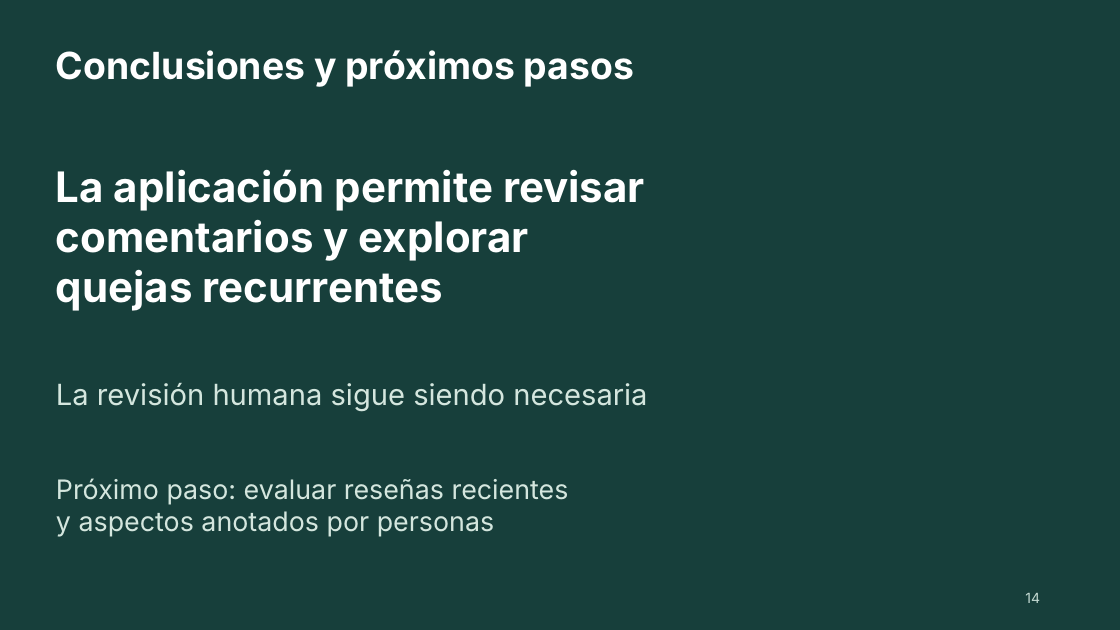
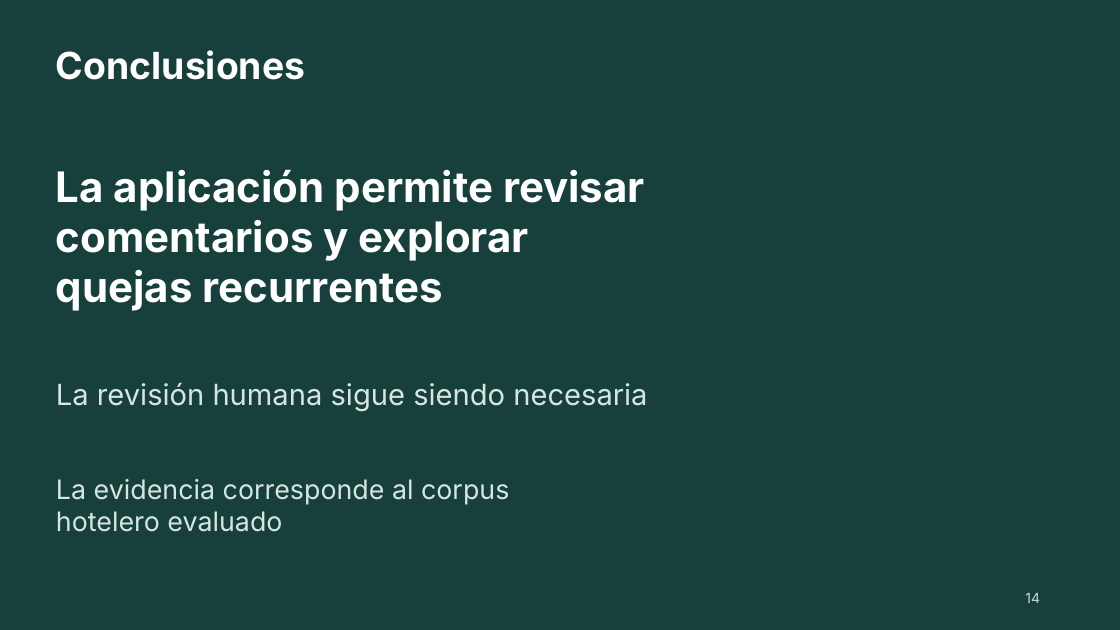
Before and after one commit to bvelastegui/hotel-reviews-ml, a slide deck: slide 14 of entregables/presentacion.pptx. Drawn at 1120x630 pixels with LibreOffice and Linux fonts; fonts in the diff are those of the drawing. Boxes give left, top, right and bottom in pixels: in the first picture for what was removed or moved away, otherwise in the second. Text is boxed around its words. In the diff, an @@ line names an element or a change of style, - is before the commit and + after.

```diff
--- a/entregables/presentacion.pptx
+++ b/entregables/presentacion.pptx
@@ text at (56, 50, 305, 80): text changed @@
-Conclusiones y próximos pasos
+Conclusiones
@@ text at (56, 479, 509, 532): text changed @@
-Próximo paso: evaluar reseñas recientes
-y aspectos anotados por personas
+La evidencia corresponde al corpus
+hotelero evaluado
```
Also in this commit, not shown: 3 other slides changed, 1 other file.
